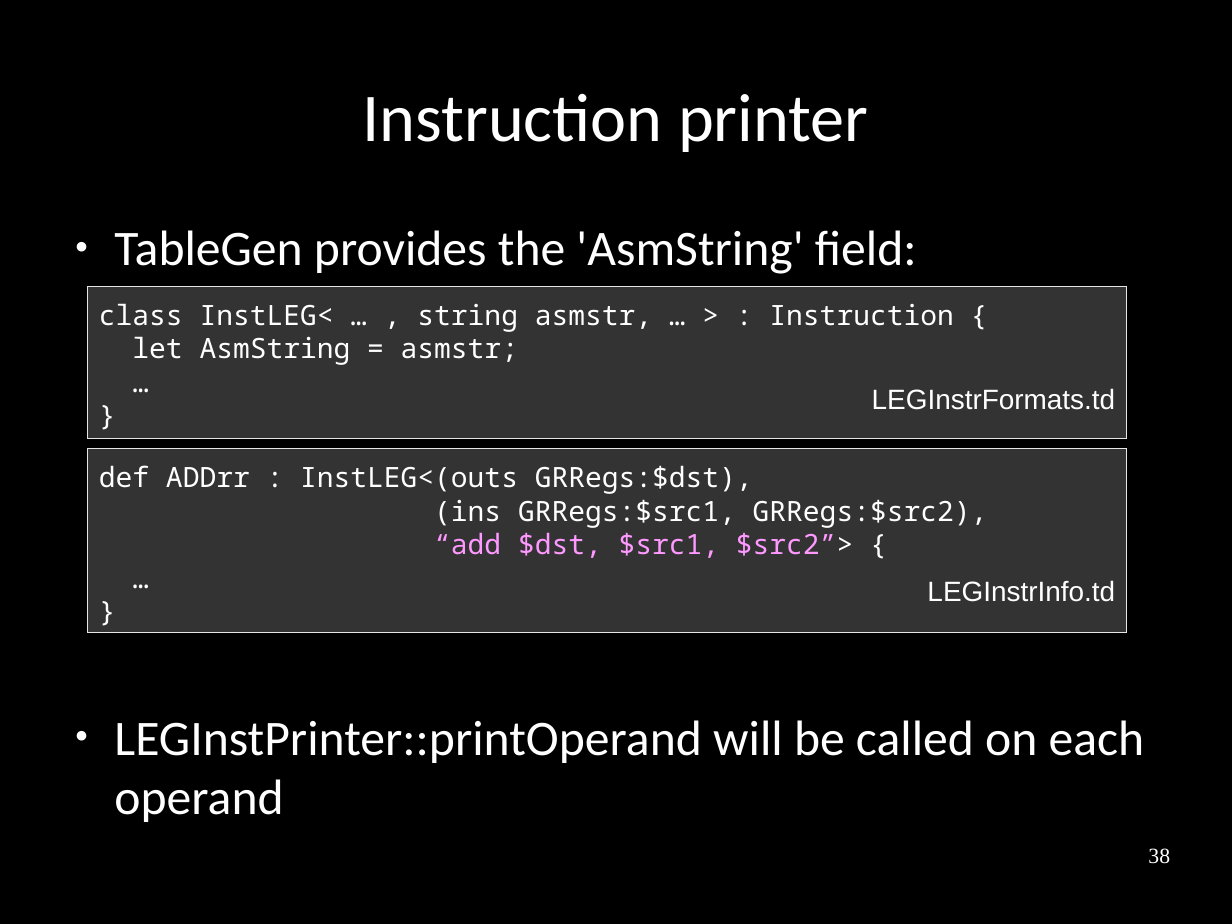
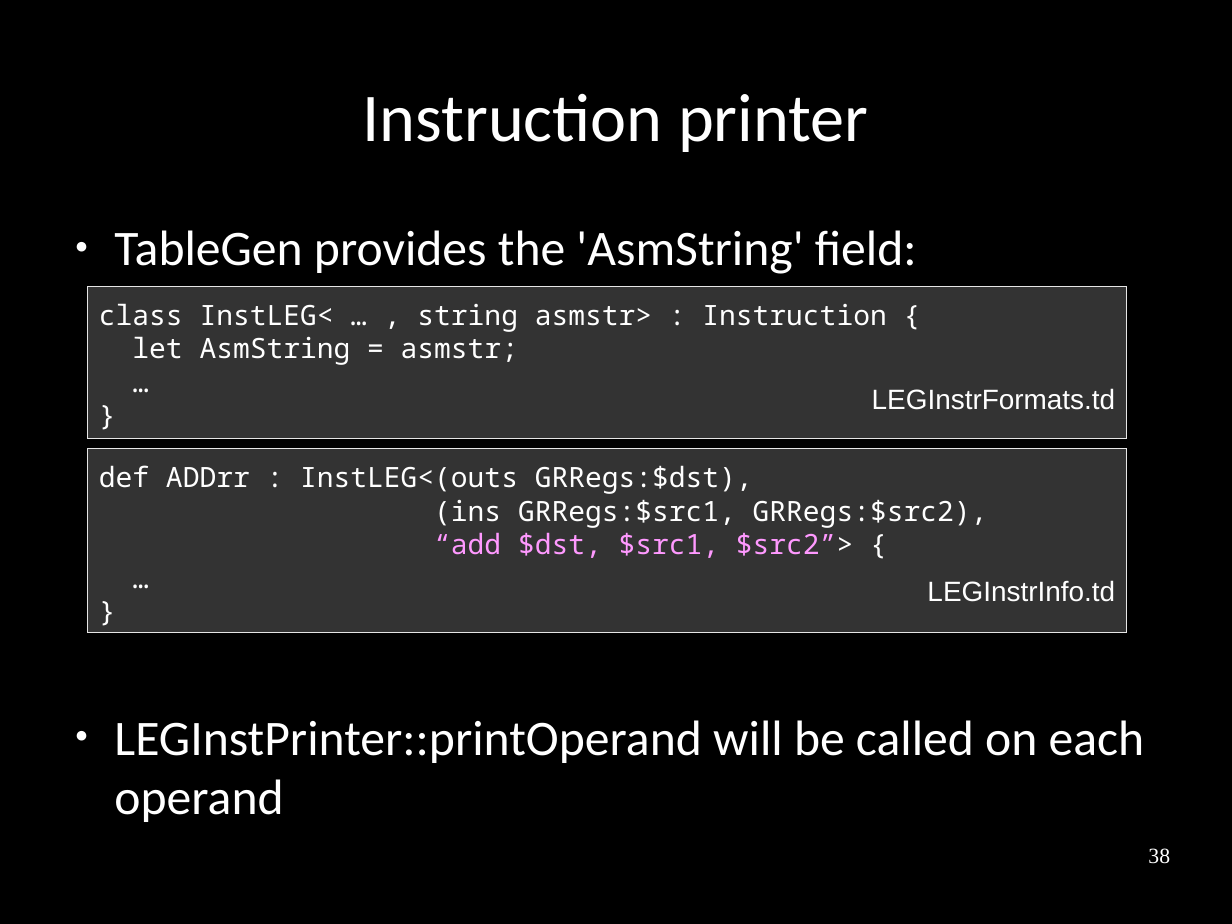
Before and after one commit to frasercrmck/llvm-leg, a slide deck: slide 38 of docs/Codeplay/Slides.odp. Drawn at 1232x924 pixels with LibreOffice and Linux fonts; fonts in the diff are those of the drawing. Boxes give left, top, right and bottom in pixels: in the first picture for what was removed or moved away, otherwise in the second. Text is boxed around its words. In the diff, an @@ line names an element or a change of style, - is before the commit and + after.

Commit message:
Minor change to InstPrinter slide.

```diff
--- a/docs/Codeplay/Slides.odp
+++ b/docs/Codeplay/Slides.odp
@@ text in rectangle at bbox=[99, 303, 886, 332]: text changed @@
-class InstLEG< … , string asmstr, … > : Instruction {
+class InstLEG< … , string asmstr> : Instruction {
```
Also in this commit, not shown: 1 other slide changed.
